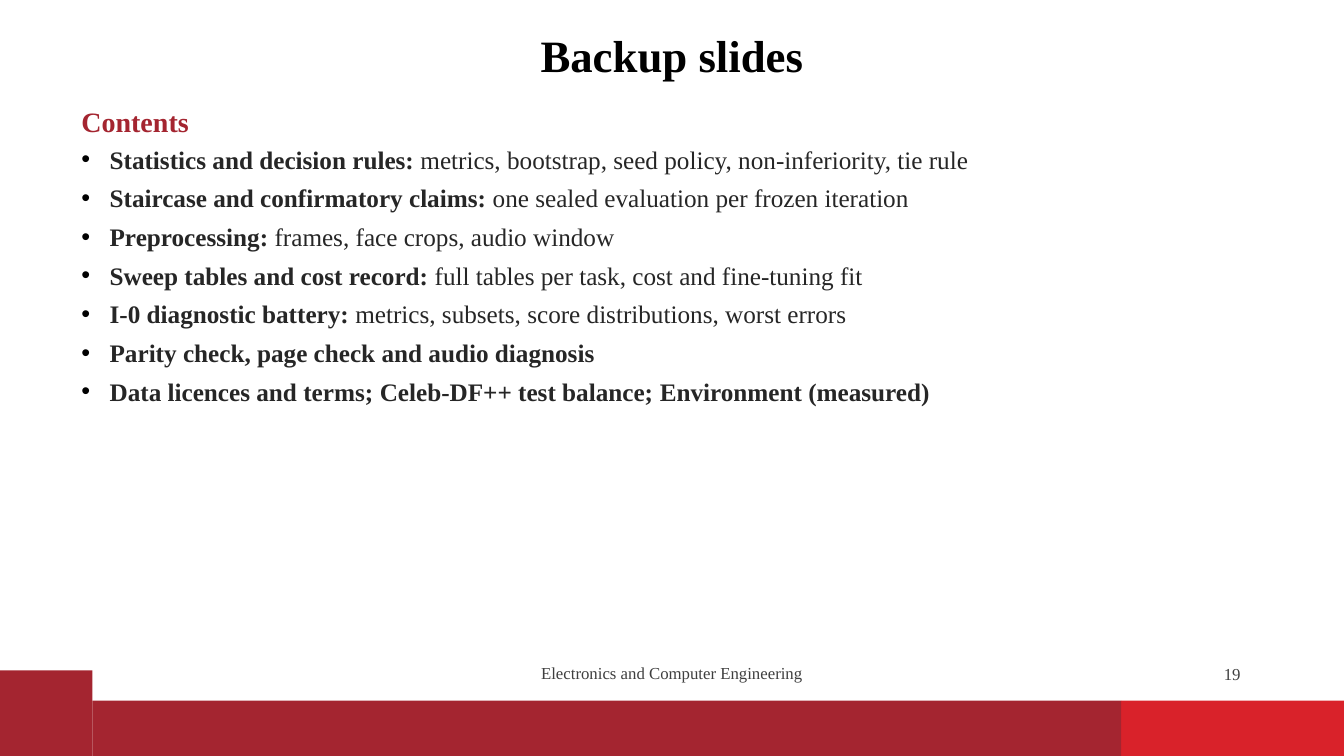
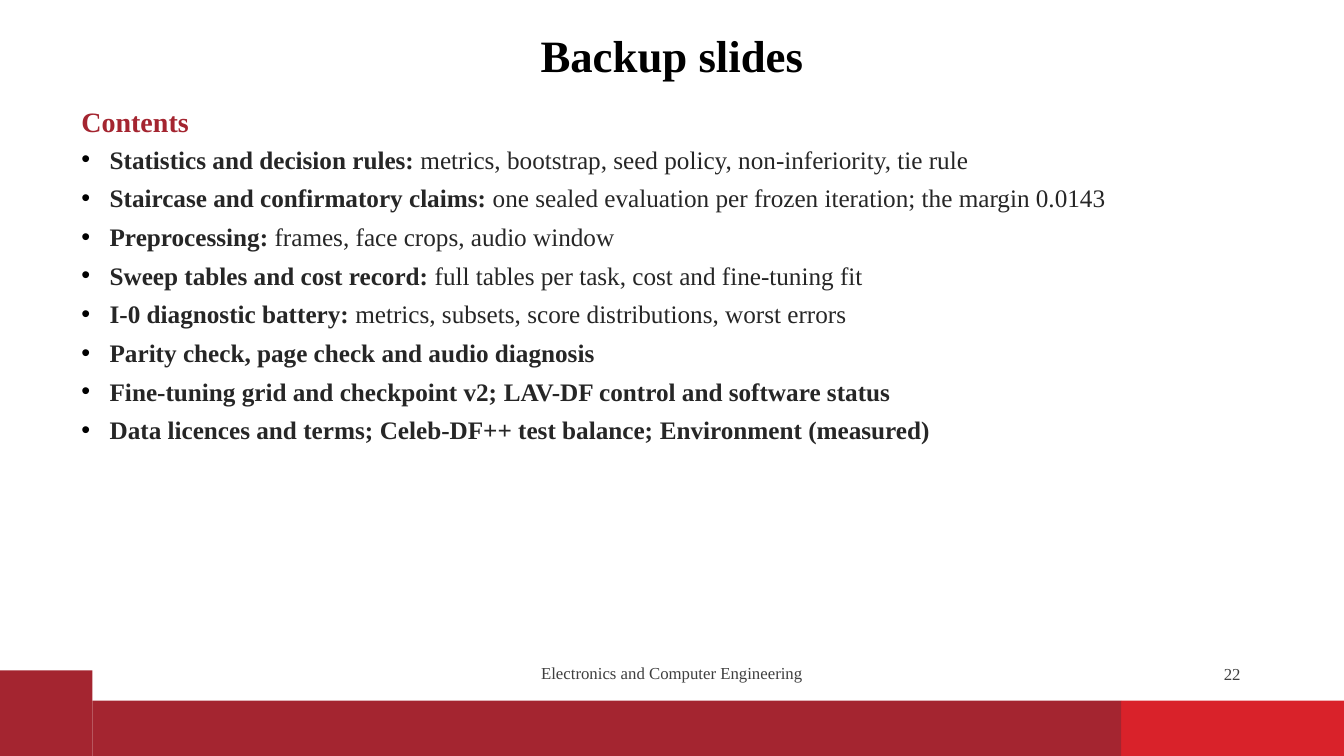
Before and after one commit to vaibhavshiroorkar/deepfake-detection, a slide deck: slide 22 of slides/DeepFake_Detection_Presentation.pptx (slide 19 before the commit). Drawn at 1344x756 pixels with LibreOffice and Linux fonts; fonts in the diff are those of the drawing; background and template pictures are left out. Boxes give left, top, right and bottom in pixels: in the first picture for what was removed or moved away, otherwise in the second. Text is boxed around its words. In the diff, an @@ line names an element or a change of style, - is before the commit and + after.

```diff
--- a/slides/DeepFake_Detection_Presentation.pptx
+++ b/slides/DeepFake_Detection_Presentation.pptx
@@ text at box(110, 189, 1105, 213): text changed @@
-• Staircase and confirmatory claims: one sealed evaluation per frozen iteration
+• Staircase and confirmatory claims: one sealed evaluation per frozen iteration; the margin 0.0143
@@ text at box(110, 383, 890, 407): paragraph added @@
+• Fine-tuning grid and checkpoint v2; LAV-DF control and software status
@@ page number at box(1224, 669, 1241, 680): text changed @@
-19
+22
```
Also in this commit, not shown: 5 other slides changed, 6 slides added, 1 slide removed, 28 other files.
